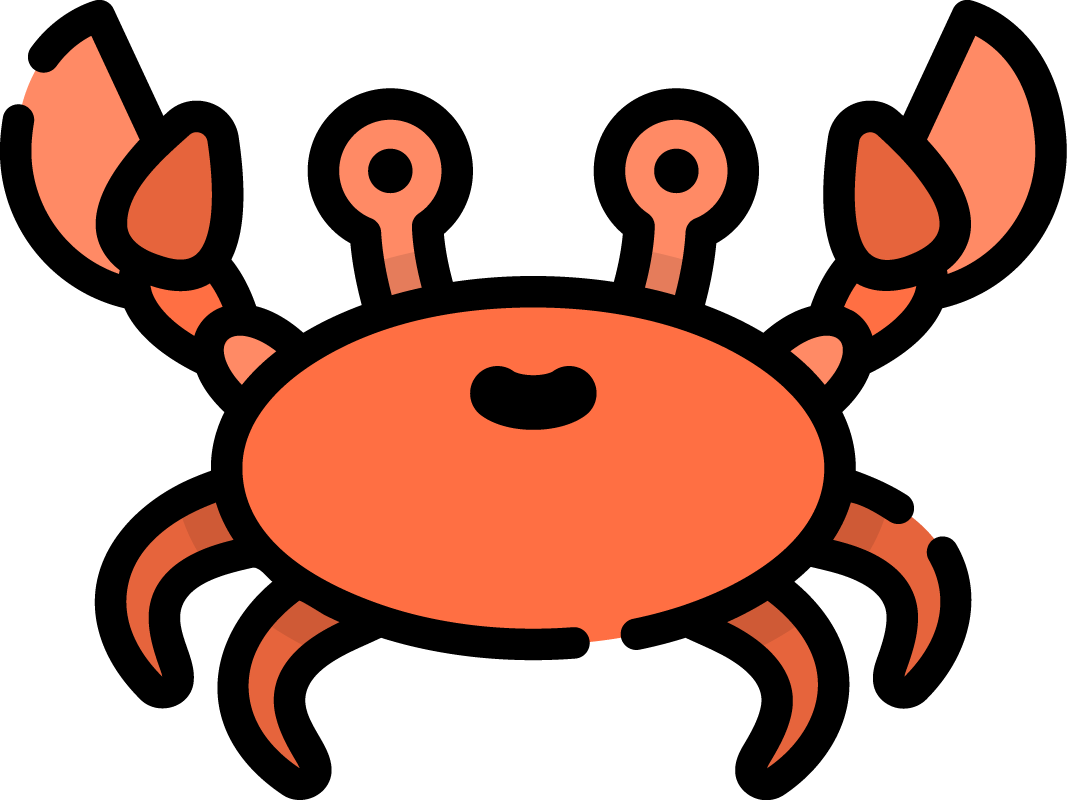
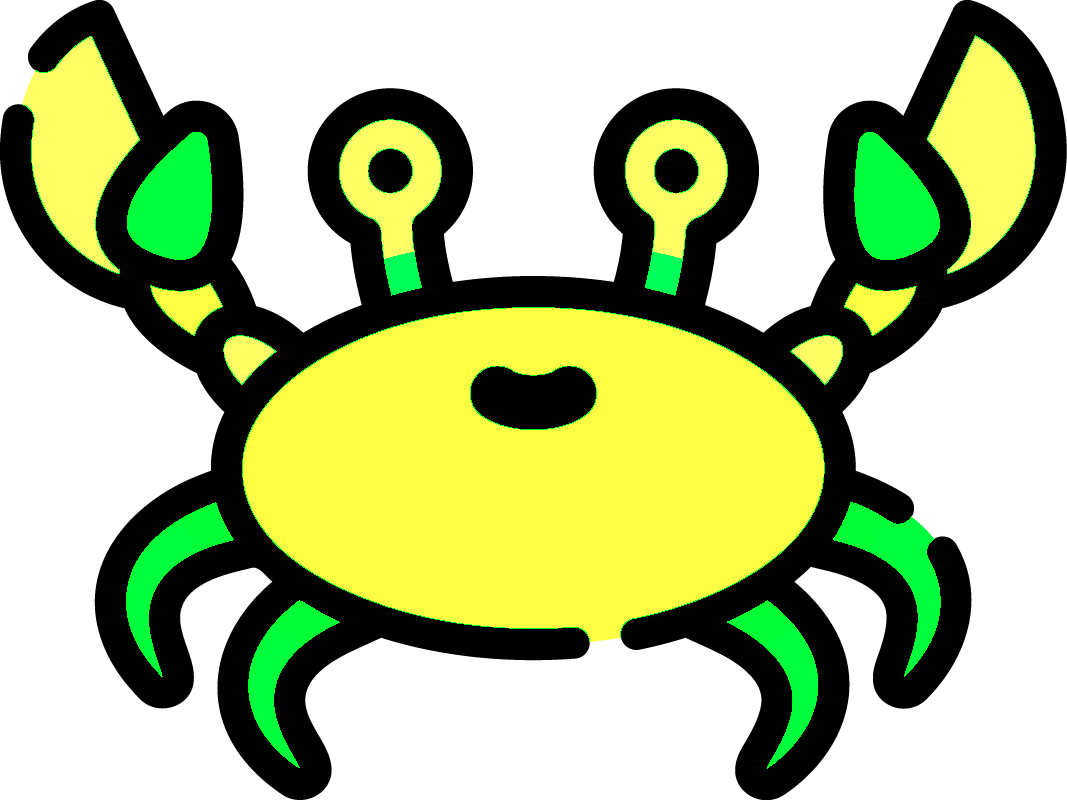
The second w=1067, h=800 image is a revision of the first. Changes to its layers:
removed group "Layer 1" (12 layers) over box(22, 35, 1036, 769)
renamed "<Path> + <Path> + <Path> + <Compound Path>" to "Layer 1", moved it out of group "Layer 1", painted on it over box(22, 35, 1036, 769)
removed layer "<Group>" (1st of 3, in "Layer 1") from group "Layer 1" over box(111, 116, 955, 276)
removed layer "<Path> + <Path> + <Path>" from group "Layer 1" over box(22, 36, 841, 645)
removed layer "<Path>" (1st of 6, in "Layer 1") (was 10%) from group "Layer 1" over box(178, 476, 298, 563)
removed layer "<Path>" (2nd of 6, in "Layer 1") (was 10%) from group "Layer 1" over box(259, 552, 403, 653)
removed layer "<Path>" (3rd of 6, in "Layer 1") (was 10%) from group "Layer 1" over box(665, 552, 809, 653)
removed layer "<Path>" (4th of 6, in "Layer 1") (was 10%) from group "Layer 1" over box(769, 476, 889, 564)
removed layer "<Path>" (5th of 6, in "Layer 1") (was 10%) from group "Layer 1" over box(614, 249, 698, 368)
removed layer "<Path>" (6th of 6, in "Layer 1") (was 10%) from group "Layer 1" over box(369, 249, 453, 368)
removed layer "<Group>" (2nd of 3, in "Layer 1") from group "Layer 1" over box(126, 476, 941, 769)
removed layer "<Path> + <Path>" from group "Layer 1" over box(762, 244, 929, 428)
removed layer "<Group>" (3rd of 3, in "Layer 1") from group "Layer 1" over box(208, 35, 1036, 428)
